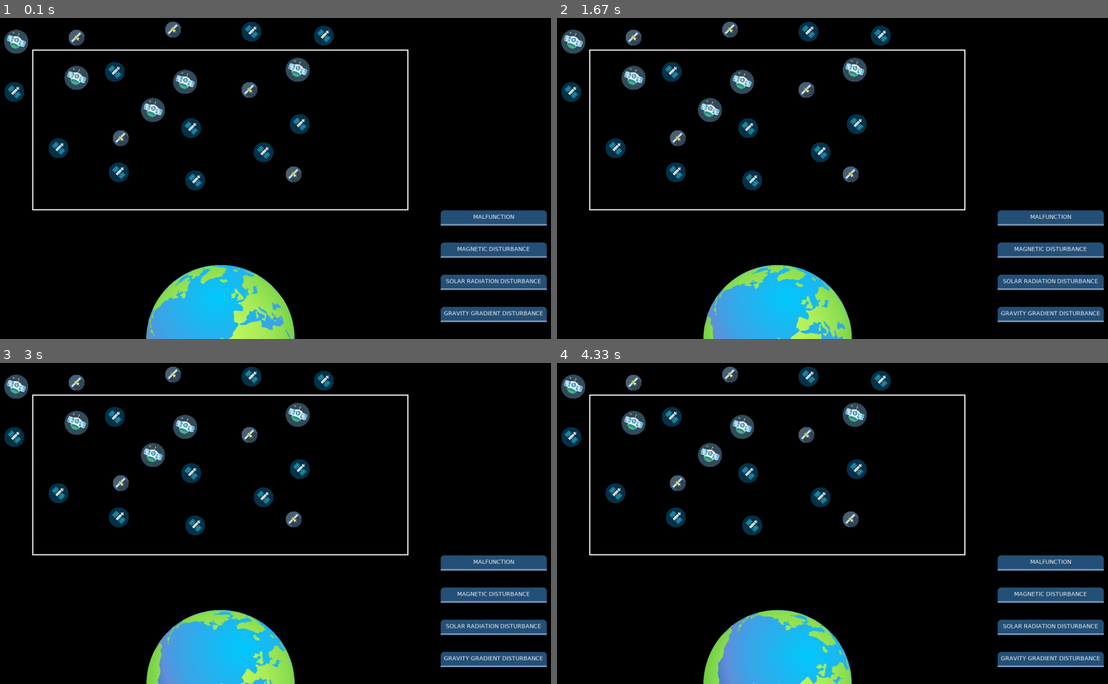
Above: before the commit, frames 1-4 (two rows, left to right).
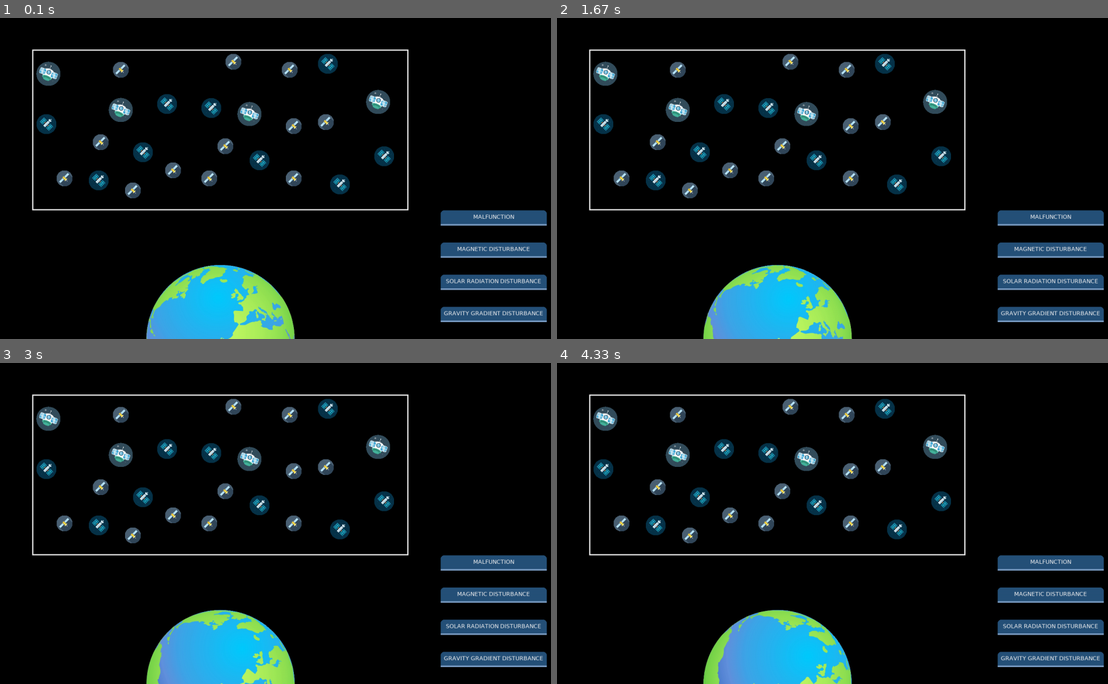
Above: after the commit, the same moments.

Repository: WesselOost/SatelliteSimulation2D
Game: pygame game, started from SatelliteSimulation/main.py
Same seed, same stepped clock (60 frames per second), same inputs: the game is played once before the commit and once after it.
Inputs (mouse positions are in pixels of both pictures, inside the frame that each line leads up to):
- Up to frame 1 (0.1 s): no input
- Up to frame 2 (1.67 s): click (667, 130) at 1.38 s
- Up to frame 3 (3 s): click (484, 635) at 1.72 s; click (292, 414) at 2.05 s; click (253, 606) at 2.38 s; click (264, 468) at 2.72 s
- Up to frame 4 (4.33 s): click (760, 456) at 3.05 s; click (986, 494) at 3.38 s; click (1014, 513) at 3.72 s; click (959, 465) at 4.05 s

The runs differ from the first frame. In frame 1, 7.2% of the frame differs, in the area x 0-72%, y 1-57%; in frame 2, 7.2%; in frame 3, 7.2%; in frame 4, 7.2%.

Commit message:
random satellites inside the borders

Diff:
--- a/SatelliteSimulation/controller.py
+++ b/SatelliteSimulation/controller.py
@@ -10,6 +10,8 @@
 # =========================================================================== #
 #  SECTION: Imports
 # =========================================================================== #
+import random
+
 from model import *
 from view import *
 
@@ -31,7 +33,13 @@
 
     def __init__(self):
         self.gui = GUI(controller=self, width=1400, height=800)
-        self.space = Space(satelliteAmount=20)
+        border_parameter = self.gui.get_satellite_border()
+
+        self.space = Space(satelliteAmount=random.randint(1,30),
+                           border_corner_x=border_parameter[0],
+                           border_corner_y=border_parameter[1],
+                           border_width=border_parameter[2],
+                           border_heigth=border_parameter[3])
         self.gui.start_simulation_loop()
 
     # ----------------------------------------------------------------------- #
--- a/SatelliteSimulation/model.py
+++ b/SatelliteSimulation/model.py
@@ -132,10 +132,9 @@
         for satellite in range(satelliteAmount):
             while True:
                 satellite = self.__create_random_satellite()
-                if self.__is_satellite_position_valid(satellite, satellites):
+                if self.__no_overlapp(satellite, satellites) and self.__inside_boarder(satellite):
                     satellites.append(satellite)
                     break
-        print(len(satellites))
         return satellites
 
 
@@ -155,7 +154,7 @@
             return SatelliteC(position_x, position_y)
 
 
-    def __is_satellite_position_valid(self, new_satellite:Satellite, satellites:list) -> bool:
+    def __no_overlapp(self, new_satellite:Satellite, satellites:list) -> bool:
         if not satellites:
             return True
         #center coordinates for new satellite
@@ -173,6 +172,12 @@
         return True
 
 
+    def __inside_boarder(self, satellite:Satellite)->bool:
+        valid_x = (satellite.x + satellite.size) < (self.border_corner_x + self.border_width - 10)
+        valid_y = (satellite.y + satellite.size) < (self.border_corner_y + self.border_height - 10)
+        if valid_x and valid_y:
+            return True
+        return False
 
 # =========================================================================== #
 #  SECTION: Function definitions
